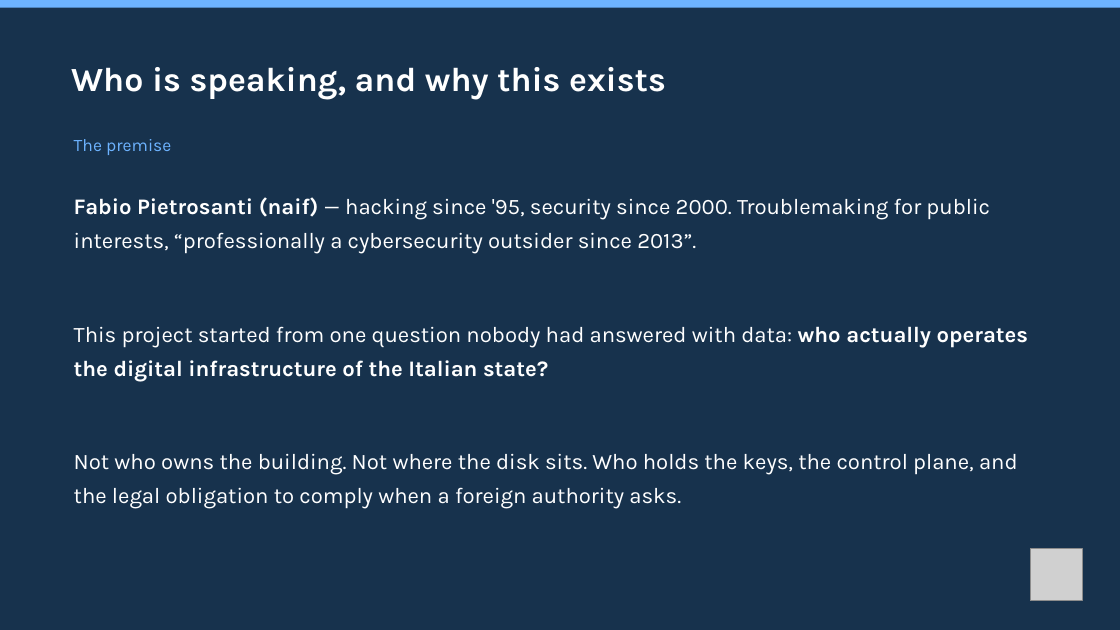
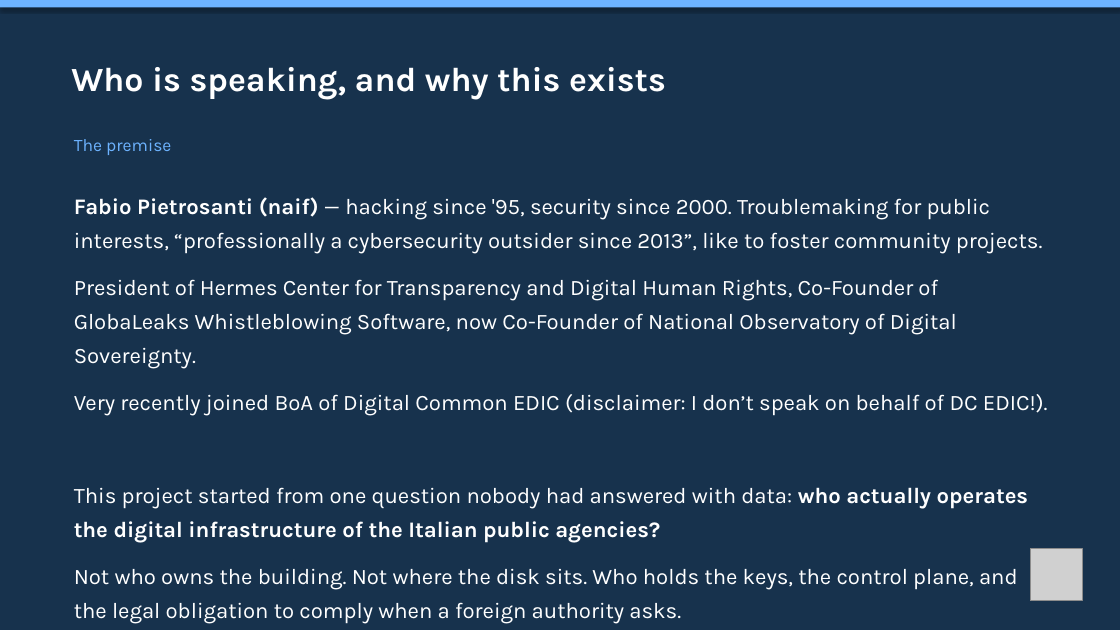
Before and after one commit to mxmap-it/osservatorio-nazionale-sovranita-digitale, a slide deck: slide 2 of static/slide/sfscon-2026-mxmap-italia.pptx. Drawn at 1120x630 pixels with LibreOffice and Linux fonts; fonts in the diff are those of the drawing; grey boxes stand for pictures. Boxes give left, top, right and bottom in pixels: in the first picture for what was removed or moved away, otherwise in the second. Text is boxed around its words. In the diff, an @@ line names an element or a change of style, - is before the commit and + after.

```diff
--- a/static/slide/sfscon-2026-mxmap-italia.pptx
+++ b/static/slide/sfscon-2026-mxmap-italia.pptx
@@ rectangle at (0,0,1120,8): shadow on @@
@@ text at (74,197,1048,543): text changed @@
-Fabio Pietrosanti (naif) — hacking since '95, security since 2000. Troublemaking for public interests, “professionally a cybersecurity outsider since 2013”.
-This project started from one question nobody had answered with data: who actually operates the digital infrastructure of the Italian state?
+Fabio Pietrosanti (naif) — hacking since '95, security since 2000. Troublemaking for public interests, “professionally a cybersecurity outsider since 2013”, like to foster community projects.
+President of Hermes Center for Transparency and Digital Human Rights, Co-Founder of GlobaLeaks Whistleblowing Software, now Co-Founder of National Observatory of Digital Sovereignty.
+Very recently joined BoA of Digital Common EDIC (disclaimer: I don’t speak on behalf of DC EDIC!).
+This project started from one question nobody had answered with data: who actually operates the digital infrastructure of the Italian public agencies?
```
Also in this commit, not shown: 38 other slides changed, 3 slides added, 3 slides removed, 4 other files.
